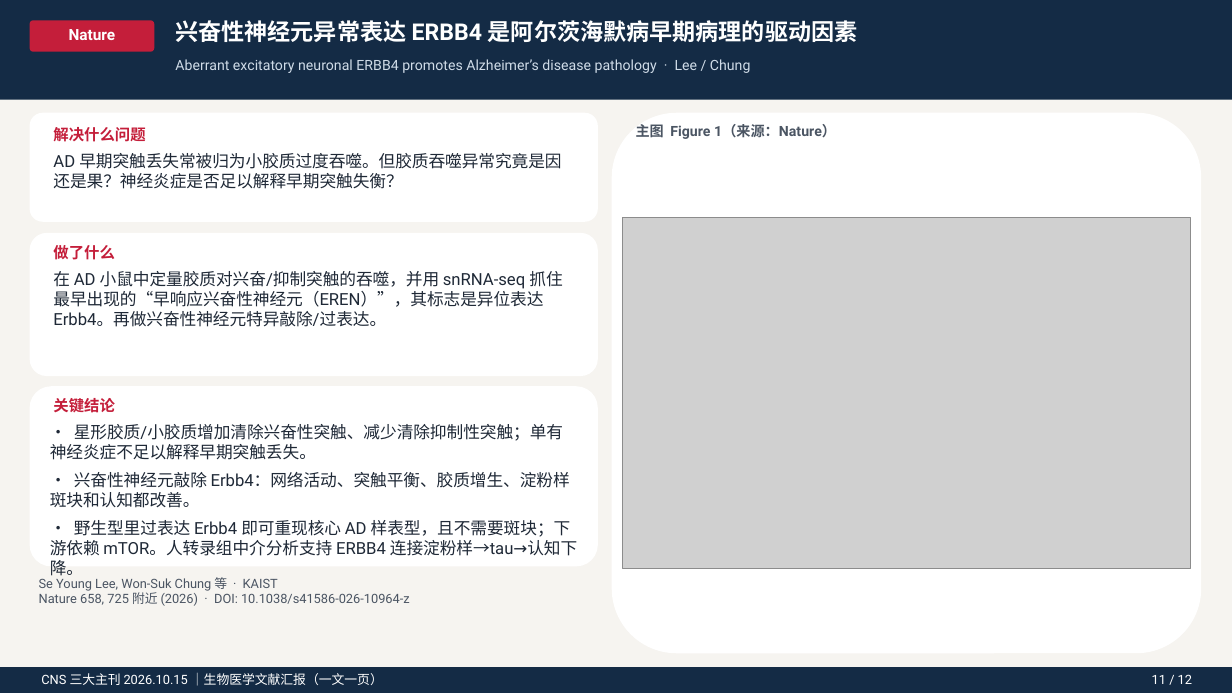
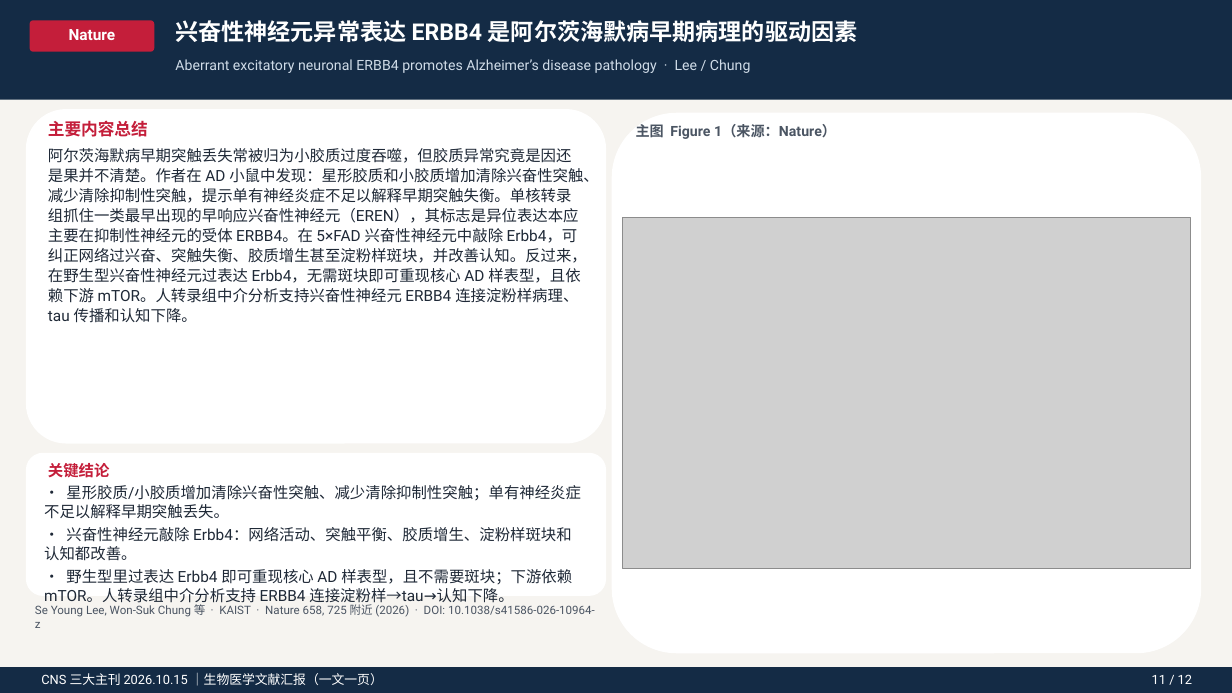
Before and after one commit to zh798858037-sys/AI, a slide deck: slide 13 of CNS_20261015_生物医学文献汇报.pptx. Drawn at 1232x693 pixels with LibreOffice and Linux fonts; fonts in the diff are those of the drawing; grey boxes stand for pictures. Boxes give left, top, right and bottom in pixels: in the first picture for what was removed or moved away, otherwise in the second. Text is boxed around its words. In the diff, an @@ line names an element or a change of style, - is before the commit and + after.

```diff
--- a/CNS_20261015_生物医学文献汇报.pptx
+++ b/CNS_20261015_生物医学文献汇报.pptx
@@ rounded rectangle: place and size @@
-rounded rectangle at bbox=[30, 233, 598, 376]
+rounded rectangle at bbox=[26, 109, 606, 444]
@@ rounded rectangle removed at bbox=[30, 113, 598, 222] @@
@@ text added at bbox=[48, 120, 148, 137], 13 pt, text #C41E3A, bold @@
+主要内容总结
@@ text added at bbox=[48, 148, 599, 323], 12 pt, text #1F2937 @@
+阿尔茨海默病早期突触丢失常被归为小胶质过度吞噬，但胶质异常究竟是因还是果并不清楚。作者在 AD 小鼠中发现：星形胶质和小胶质增加清除兴奋性突触、减少清除抑制性突触，提示单有神经炎症不足以解释早期突触失衡。单核转录组抓住一类最早出现的早响应兴奋性神经元（EREN），其标志是异位表达本应主要在抑制性神经元的受体 ERBB4。在 5×FAD 兴奋性神经元中敲除 Erbb4，可纠正网络过兴奋、突触失衡、胶质增生甚至淀粉样斑块，并改善认知。反过来，在野生型兴奋性神经元过表达 Erbb4，无需斑块即可重现核心 AD 样表型，且依赖下游 mTOR。人转录组中介分析支持兴奋性神经元 ERBB4 连接淀粉样病理、tau 传播和认知下降。
@@ text removed at bbox=[53, 127, 145, 142] @@
-解决什么问题
@@ text removed at bbox=[53, 153, 561, 189] @@
-AD 早期突触丢失常被归为小胶质过度吞噬。但胶质吞噬异常究竟是因还是果？神经炎症是否足以解释早期突触失衡？
@@ text removed at bbox=[53, 245, 115, 260] @@
-做了什么
@@ text removed at bbox=[53, 271, 562, 327] @@
-在 AD 小鼠中定量胶质对兴奋/抑制突触的吞噬，并用 snRNA-seq 抓住最早出现的“早响应兴奋性神经元（EREN）”，其标志是异位表达 Erbb4。再做兴奋性神经元特异敲除/过表达。
@@ rounded rectangle: place and size @@
-rounded rectangle at bbox=[30, 386, 598, 567]
+rounded rectangle at bbox=[26, 453, 606, 596]
@@ text "• 星形胶质/小胶质增加清除兴奋性突触、减少清除抑制性突触；单有神经炎症不足以解释早期突触丢失。": place and size @@
-text "• 星形胶质/小胶质增加清除兴奋性突触、减少清除抑制性突触；单有神经炎症不足以解释早期突触丢失。" at bbox=[50, 424, 577, 556]
+text "• 星形胶质/小胶质增加清除兴奋性突触、减少清除抑制性突触；单有神经炎症不足以解释早期突触丢失。" at bbox=[44, 485, 581, 605]
@@ text "• 星形胶质/小胶质增加清除兴奋性突触、减少清除抑制性突触；单有神经炎症不足以解释早期突触丢失。" at bbox=[44, 485, 581, 605]: size 13 to 12 pt; less space between paragraphs @@
@@ text "关键结论": place and size @@
-text "关键结论" at bbox=[53, 398, 115, 413]
+text "关键结论" at bbox=[48, 463, 110, 478]
@@ text at bbox=[35, 604, 595, 628]: text changed; size 10 to 9 pt @@
-Se Young Lee, Won-Suk Chung 等 · KAIST
-Nature 658, 725 附近 (2026) · DOI: 10.1038/s41586-026-10964-z
+Se Young Lee, Won-Suk Chung 等 · KAIST · Nature 658, 725 附近 (2026) · DOI: 10.1038/s41586-026-10964-z
```
Also in this commit, not shown: 12 other slides changed, 2 other files.
